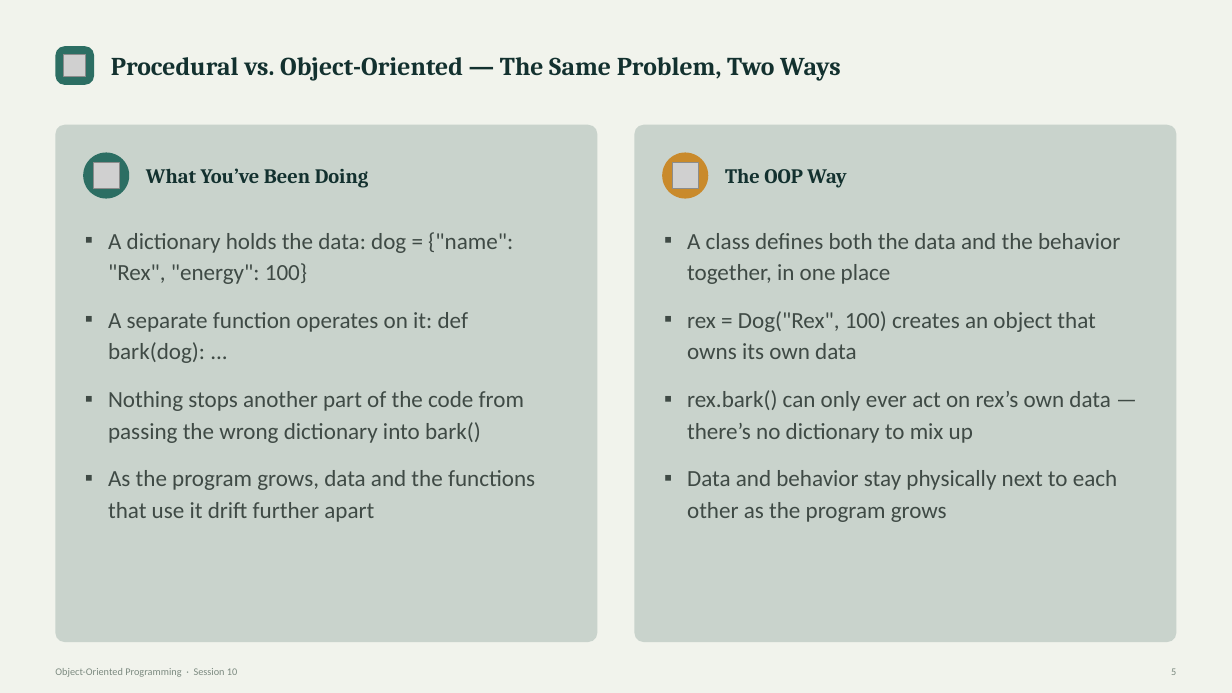
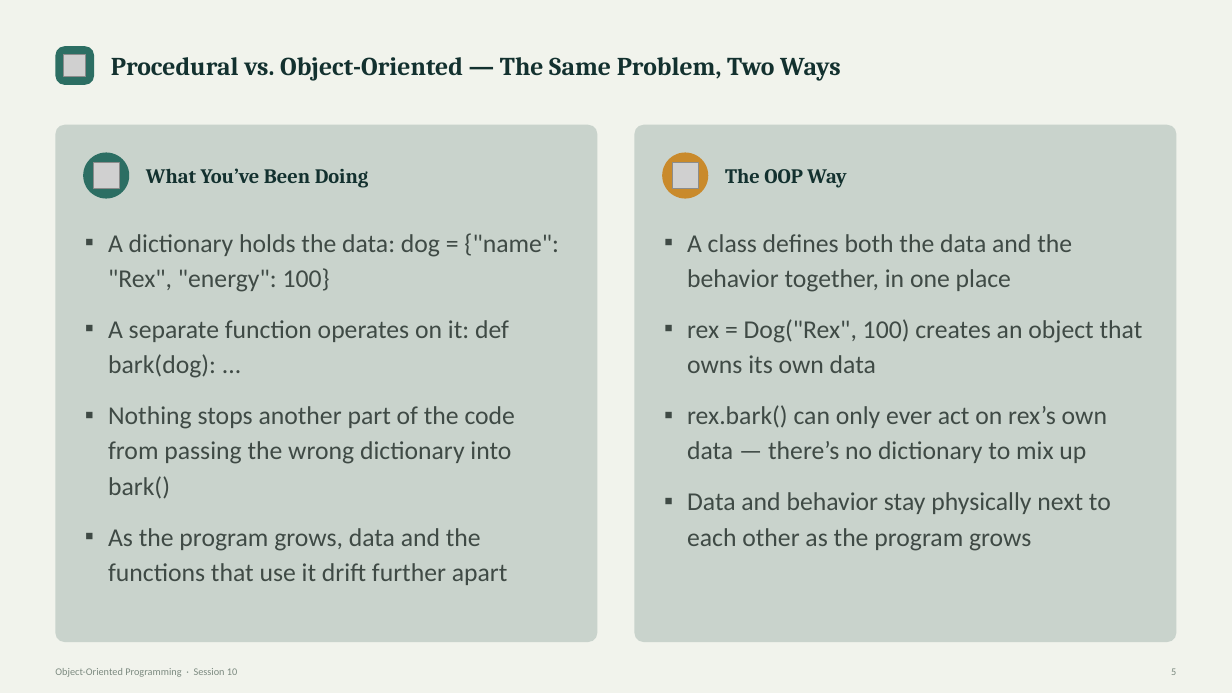
Before and after one commit to waseem-development/ai-ml-course, a slide deck: slide 5 of slides/1_python_slides/9_Object-Oriented Programming - Session 10.pptx. Drawn at 1232x693 pixels with LibreOffice and Linux fonts; fonts in the diff are those of the drawing; grey boxes stand for pictures. Boxes give left, top, right and bottom in pixels: in the first picture for what was removed or moved away, otherwise in the second. Text is boxed around its words. In the diff, an @@ line names an element or a change of style, - is before the commit and + after.

Commit message:
Intro to OOP (Theoretical Part) done

```diff
--- a/slides/1_python_slides/9_Object-Oriented Programming - Session 10.pptx
+++ b/slides/1_python_slides/9_Object-Oriented Programming - Session 10.pptx
@@ text "A dictionary holds the data: ..." at (108,233,559,585): size 18 to 20 pt @@
@@ text "A class defines both the ..." at (687,234,1143,551): size 18 to 20 pt @@
```
Also in this commit, not shown: 2 other slides changed, 3 other files.
